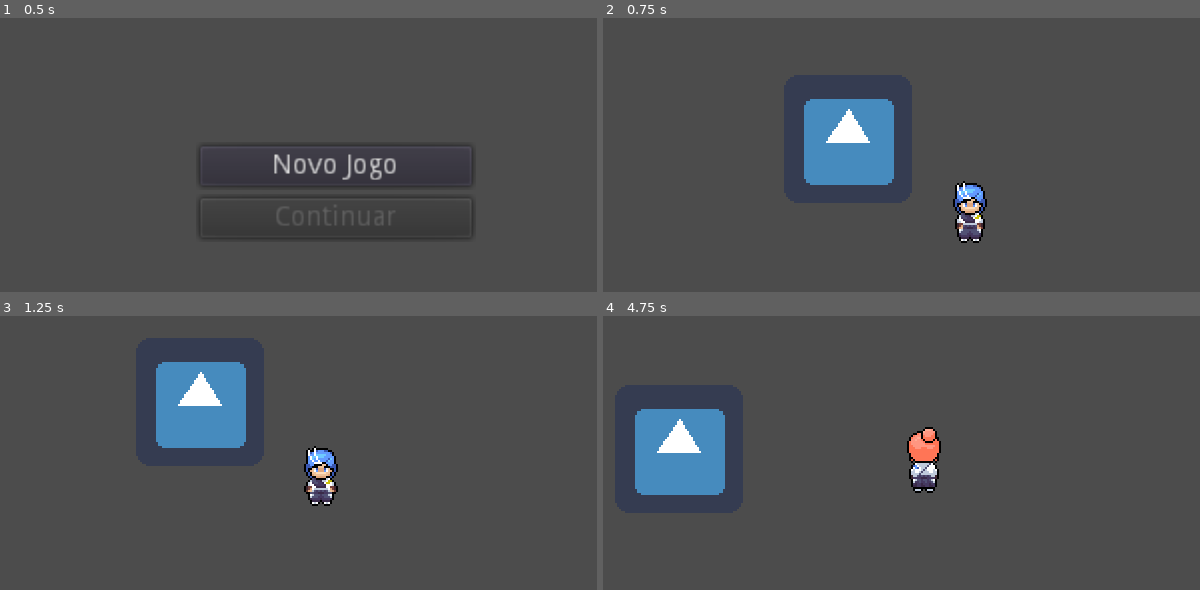
Above: before the commit, frames 1-4 (two rows, left to right).
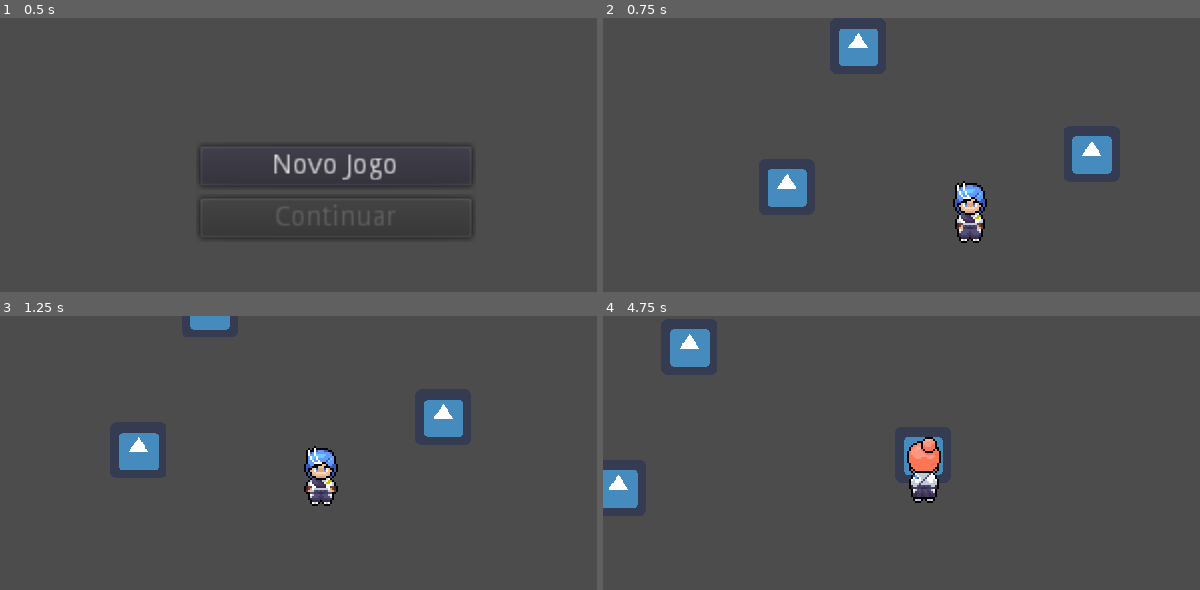
Above: after the commit, the same moments.

Repository: alanfelixnc/ElementsARPG
Game: Godot game, scene res://Game.tscn
Two runs of this game, one before a commit and one after it. Both use one fixed random seed, a clock stepped at 60 frames per second and the inputs below. The engine's default icon, where the game draws it, is replaced by a stand-in: a white triangle on a blue panel in a dark square.
Inputs:
- Up to frame 1 (0.5 s): no input
- Up to frame 2 (0.75 s): click "Novo Jogo" at 0.5 s
- Up to frame 3 (1.25 s): no input
- Up to frame 4 (4.75 s): tap Enter (game_pause) at 1.25, 3.5 s; hold Right (ui_right) 1.28-2 s; tap 1 (test_select_char_1) at 1.35, 3.6 s; click "Salvar" at 2 s; tap Space at 2.75 s; hold Down (ui_down) 2.78-3.53 s; tap 2 (test_select_char_2) at 2.85, 4.35 s; hold Right (ui_right) 3.53-4.28 s; hold Up (ui_up) from 4.28 s (still down)

Frame 1 is identical in both runs. In frame 2, 7.3% of the frame differs, in the area x 27-86%, y 4-69%; in frame 3, 6.8%; in frame 4, 7.6%, in the area x 0-57%, y 4-71%.

Commit message:
Ajuste no Y-sorting do player com o mapa.

Diff:
--- a/Animations/RobsonAnimation.tscn
+++ b/Animations/RobsonAnimation.tscn
@@ -210,7 +210,6 @@
 position = Vector2( 0, -9 )
 texture = ExtResource( 1 )
 hframes = 24
-frame = 1
 
 [node name="AnimationPlayer" type="AnimationPlayer" parent="."]
 anims/IdleDown = SubResource( 1 )
--- a/Game.gd
+++ b/Game.gd
@@ -1,13 +1,12 @@
 extends Node2D
 
+## Preloaded scenes ##
 # Main menu scene
 var main_menu_scene = preload("res://Menus/MainMenu.tscn")
-
+# Overworld HUD scene
+var overworld_hud_scene = preload("res://Menus/OverworldHUDMenu.tscn")
 # Lumina Village scene
 var lumina_village_scene = preload("res://Maps/LuminaVillage.tscn")
-
-# Overworld HUD scene
-var overworld_hud_scene = preload("res://Menus/OverworldHUDMenu.tscn")
 
 ## Player stats ##
 # Player's current level
@@ -40,7 +39,7 @@
 ## Player's inventory ##
 var inventory = {}
 
-# Sets a new game data
+# Resets the game data
 func reset_game_data():
 	player_level = 1
 	player_xp = 0
@@ -77,7 +76,15 @@
 		]
 	}
 
-# Stores game data
+# Instances the overworld map and hud of the game
+func load_overworld_map():
+	var lumina_village = lumina_village_scene.instance()
+	add_child(lumina_village)
+	var overworld_hud = overworld_hud_scene.instance()
+	add_child(overworld_hud)
+	overworld_hud.connect("save_game", self, "save_game")
+
+# Stores the game data
 func save_game_data():
 	print("Generating save data...")
 	var save_dict = {
@@ -117,6 +124,14 @@
 	save_game.close()
 	print("Game loaded!")
 
+# On starting a new game
+func start_new_game():
+	reset_game_data()
+	save_game()
+	load_overworld_map()
+	var main_menu = $MainMenu
+	main_menu.queue_free()
+
 # On continue previous game
 func continue_previous_game():
 	load_game_data()
@@ -138,22 +153,6 @@
 		continue_button.disabled = false
 		main_menu.connect("continue_previous_game", self, "continue_previous_game")
 
-# On start of a new game
-func start_new_game():
-	reset_game_data()
-	save_game()
-	load_overworld_map()
-	var main_menu = $MainMenu
-	main_menu.queue_free()
-
-# Instances the overworld map and hud of the game
-func load_overworld_map():
-	var lumina_village = lumina_village_scene.instance()
-	add_child(lumina_village)
-	var overworld_hud = overworld_hud_scene.instance()
-	add_child(overworld_hud)
-	overworld_hud.connect("save_game", self, "save_game")
-
 # On every step
 func _process(delta):
 	if Input.is_action_just_pressed("test_select_char_1"):
--- a/Maps/LuminaVillage.tscn
+++ b/Maps/LuminaVillage.tscn
@@ -1,7 +1,7 @@
 [gd_scene load_steps=3 format=2]
 
 [ext_resource path="res://Maps/LuminaVillage.gd" type="Script" id=1]
-[ext_resource path="res://icon.png" type="Texture" id=2]
+[ext_resource path="res://RigidBody2D.tscn" type="PackedScene" id=2]
 
 [node name="LuminaVillage" type="Node"]
 script = ExtResource( 1 )
@@ -13,6 +13,11 @@
 
 [node name="YSort" type="YSort" parent="."]
 
-[node name="icon" type="Sprite" parent="YSort"]
-position = Vector2( 109.184, 81.9486 )
-texture = ExtResource( 2 )
+[node name="RigidBody2D" parent="YSort" instance=ExtResource( 2 )]
+position = Vector2( 78.5972, 113.097 )
+
+[node name="RigidBody2D2" parent="YSort" instance=ExtResource( 2 )]
+position = Vector2( 230.971, 96.5406 )
+
+[node name="RigidBody2D3" parent="YSort" instance=ExtResource( 2 )]
+position = Vector2( 114.235, 42.6624 )
--- a/Player/PlayerOverworld.tscn
+++ b/Player/PlayerOverworld.tscn
@@ -1,16 +1,22 @@
-[gd_scene load_steps=2 format=2]
+[gd_scene load_steps=3 format=2]
 
 [ext_resource path="res://Player/PlayerOverworld.gd" type="Script" id=1]
 
-[node name="PlayerOverworld" type="Node2D"]
+[sub_resource type="CapsuleShape2D" id=1]
+radius = 5.0
+height = 6.0
+
+[node name="PlayerOverworld" type="KinematicBody2D"]
+script = ExtResource( 1 )
 
 [node name="PlayerCamera" type="Camera2D" parent="."]
 current = true
 smoothing_enabled = true
 smoothing_speed = 10.0
 
-[node name="KinematicBody2D" type="KinematicBody2D" parent="."]
-script = ExtResource( 1 )
+[node name="CameraAnchor" type="RemoteTransform2D" parent="."]
+remote_path = NodePath("../../PlayerCamera")
 
-[node name="CameraAnchor" type="RemoteTransform2D" parent="KinematicBody2D"]
-remote_path = NodePath("../../PlayerCamera")
+[node name="CollisionShape2D" type="CollisionShape2D" parent="."]
+rotation = -1.5708
+shape = SubResource( 1 )
--- /dev/null
+++ b/RigidBody2D.tscn
@@ -0,0 +1,18 @@
+[gd_scene load_steps=3 format=2]
+
+[ext_resource path="res://icon.png" type="Texture" id=1]
+
+[sub_resource type="CapsuleShape2D" id=1]
+radius = 7.0
+height = 14.0
+
+[node name="RigidBody2D" type="StaticBody2D"]
+
+[node name="Sprite" type="Sprite" parent="."]
+position = Vector2( -4.54747e-13, -7 )
+scale = Vector2( 0.4375, 0.4375 )
+texture = ExtResource( 1 )
+
+[node name="CollisionShape2D" type="CollisionShape2D" parent="."]
+rotation = -1.5708
+shape = SubResource( 1 )
